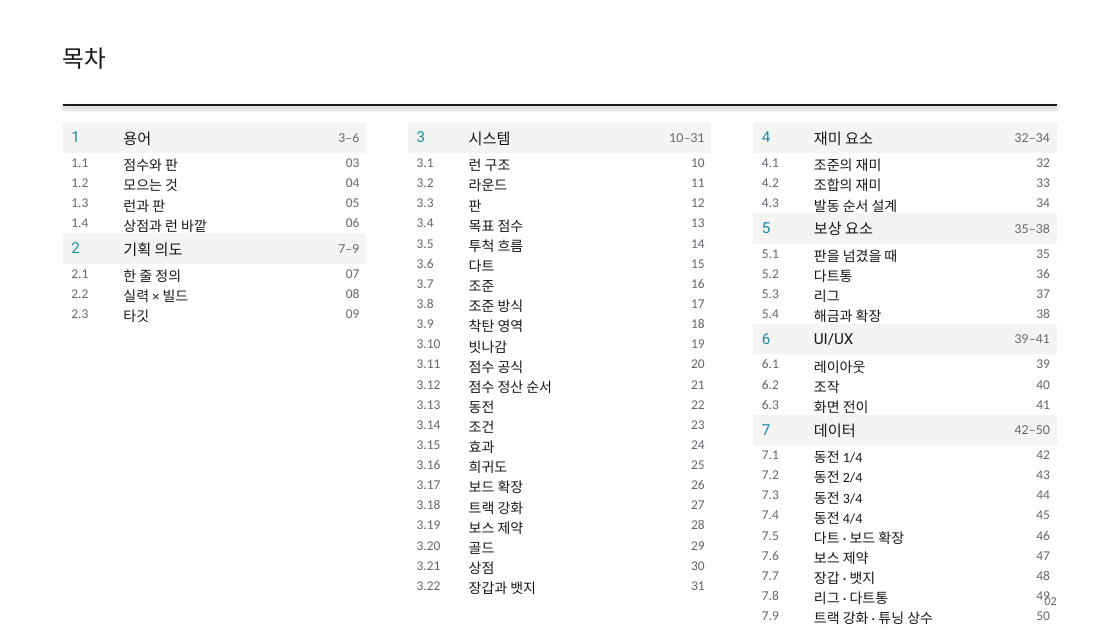
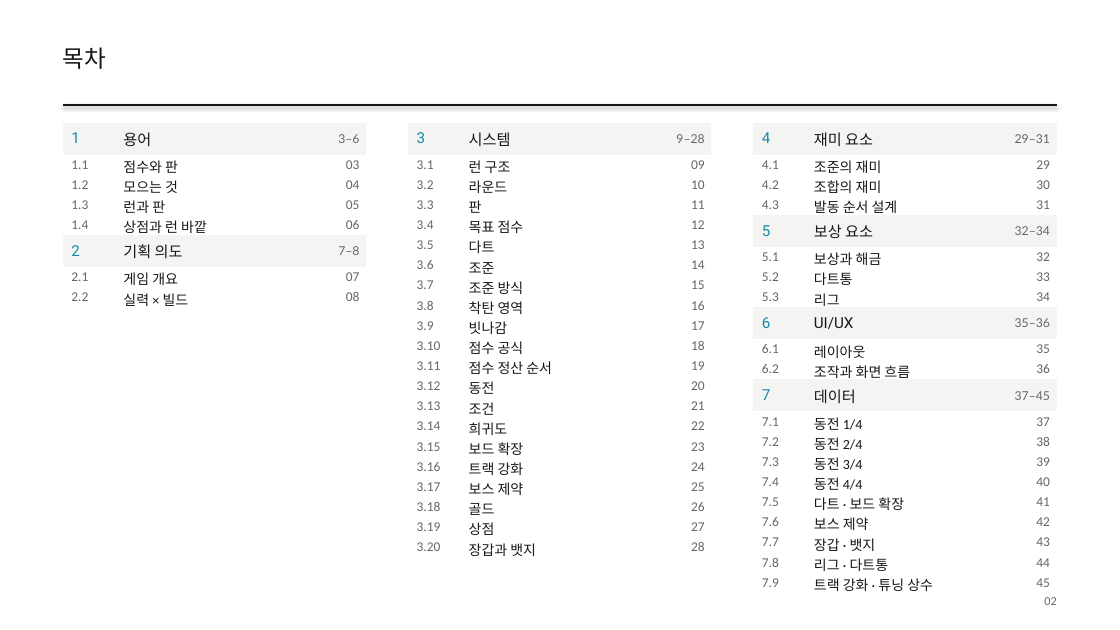
Before and after one commit to GGbong69/test-03, a slide deck: slide 2 of docs/HIGHTONE_기획서.pptx. Drawn at 1120x630 pixels with LibreOffice and Linux fonts; fonts in the diff are those of the drawing. Boxes give left, top, right and bottom in pixels: in the first picture for what was removed or moved away, otherwise in the second. Text is boxed around its words. In the diff, an @@ line names an element or a change of style, - is before the commit and + after.

```diff
--- a/docs/HIGHTONE_기획서.pptx
+++ b/docs/HIGHTONE_기획서.pptx
@@ table at (x1=63, y1=123, x2=366, y2=310) @@
-row 6, column 3: 7–9
+row 6, column 3: 7–8
-row 7, column 2: 한 줄 정의
+row 7, column 2: 게임 개요
-row 9: 2.3 | 타깃 | 09
@@ table at (x1=408, y1=123, x2=712, y2=560) @@
-row 1: 3 | 시스템 | 10–31
-row 2: 3.1 | 런 구조 | 10
-row 3: 3.2 | 라운드 | 11
-row 4: 3.3 | 판 | 12
-row 5: 3.4 | 목표 점수 | 13
-row 6: 3.5 | 투척 흐름 | 14
-row 7: 3.6 | 다트 | 15
-row 8: 3.7 | 조준 | 16
-row 9: 3.8 | 조준 방식 | 17
-row 10: 3.9 | 착탄 영역 | 18
-row 11: 3.10 | 빗나감 | 19
-row 12: 3.11 | 점수 공식 | 20
-row 13: 3.12 | 점수 정산 순서 | 21
-row 14: 3.13 | 동전 | 22
-row 15: 3.14 | 조건 | 23
-row 16: 3.15 | 효과 | 24
-row 17: 3.16 | 희귀도 | 25
-row 18: 3.17 | 보드 확장 | 26
-row 19: 3.18 | 트랙 강화 | 27
-row 20: 3.19 | 보스 제약 | 28
-row 21: 3.20 | 골드 | 29
-row 22: 3.21 | 상점 | 30
-row 23: 3.22 | 장갑과 뱃지 | 31
+row 1: 3 | 시스템 | 9–28
+row 2: 3.1 | 런 구조 | 09
+row 3: 3.2 | 라운드 | 10
+row 4: 3.3 | 판 | 11
+row 5: 3.4 | 목표 점수 | 12
+row 6: 3.5 | 다트 | 13
+row 7: 3.6 | 조준 | 14
+row 8: 3.7 | 조준 방식 | 15
+row 9: 3.8 | 착탄 영역 | 16
+row 10: 3.9 | 빗나감 | 17
+row 11: 3.10 | 점수 공식 | 18
+row 12: 3.11 | 점수 정산 순서 | 19
+row 13: 3.12 | 동전 | 20
+row 14: 3.13 | 조건 | 21
+row 15: 3.14 | 희귀도 | 22
+row 16: 3.15 | 보드 확장 | 23
+row 17: 3.16 | 트랙 강화 | 24
+row 18: 3.17 | 보스 제약 | 25
+row 19: 3.18 | 골드 | 26
+row 20: 3.19 | 상점 | 27
+row 21: 3.20 | 장갑과 뱃지 | 28
@@ table at (x1=754, y1=123, x2=1057, y2=595) @@
-row 1: 4 | 재미 요소 | 32–34
-row 2: 4.1 | 조준의 재미 | 32
-row 3: 4.2 | 조합의 재미 | 33
-row 4: 4.3 | 발동 순서 설계 | 34
-row 5: 5 | 보상 요소 | 35–38
-row 6: 5.1 | 판을 넘겼을 때 | 35
-row 7: 5.2 | 다트통 | 36
-row 8: 5.3 | 리그 | 37
-row 9: 5.4 | 해금과 확장 | 38
-row 10: 6 | UI/UX | 39–41
-row 11: 6.1 | 레이아웃 | 39
-row 12: 6.2 | 조작 | 40
-row 13: 6.3 | 화면 전이 | 41
-row 14: 7 | 데이터 | 42–50
-row 15: 7.1 | 동전 1/4 | 42
-row 16: 7.2 | 동전 2/4 | 43
-row 17: 7.3 | 동전 3/4 | 44
-row 18: 7.4 | 동전 4/4 | 45
-row 19: 7.5 | 다트 · 보드 확장 | 46
-row 20: 7.6 | 보스 제약 | 47
-row 21: 7.7 | 장갑 · 뱃지 | 48
-row 22: 7.8 | 리그 · 다트통 | 49
-row 23: 7.9 | 트랙 강화 · 튜닝 상수 | 50
+row 1: 4 | 재미 요소 | 29–31
+row 2: 4.1 | 조준의 재미 | 29
+row 3: 4.2 | 조합의 재미 | 30
+row 4: 4.3 | 발동 순서 설계 | 31
+row 5: 5 | 보상 요소 | 32–34
+row 6: 5.1 | 보상과 해금 | 32
+row 7: 5.2 | 다트통 | 33
+row 8: 5.3 | 리그 | 34
+row 9: 6 | UI/UX | 35–36
+row 10: 6.1 | 레이아웃 | 35
+row 11: 6.2 | 조작과 화면 흐름 | 36
+row 12: 7 | 데이터 | 37–45
+row 13: 7.1 | 동전 1/4 | 37
+row 14: 7.2 | 동전 2/4 | 38
+row 15: 7.3 | 동전 3/4 | 39
+row 16: 7.4 | 동전 4/4 | 40
+row 17: 7.5 | 다트 · 보드 확장 | 41
+row 18: 7.6 | 보스 제약 | 42
+row 19: 7.7 | 장갑 · 뱃지 | 43
+row 20: 7.8 | 리그 · 다트통 | 44
+row 21: 7.9 | 트랙 강화 · 튜닝 상수 | 45
```
Also in this commit, not shown: 38 other slides changed, 5 slides removed, 3 other files.
